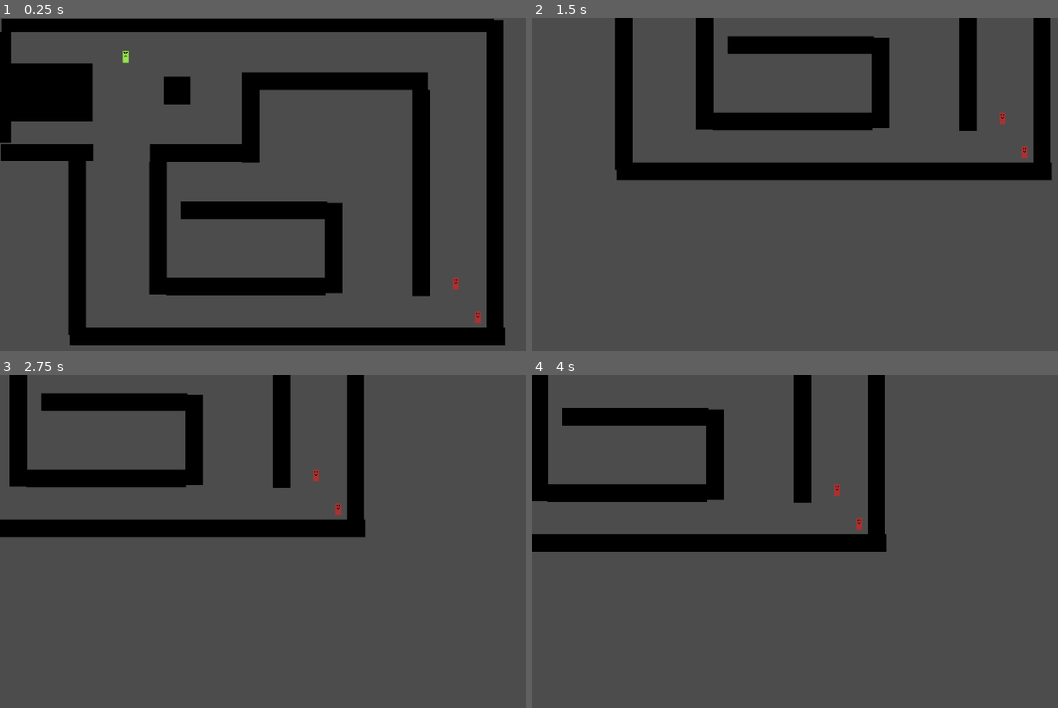
Above: before the commit, frames 1-4 (two rows, left to right).
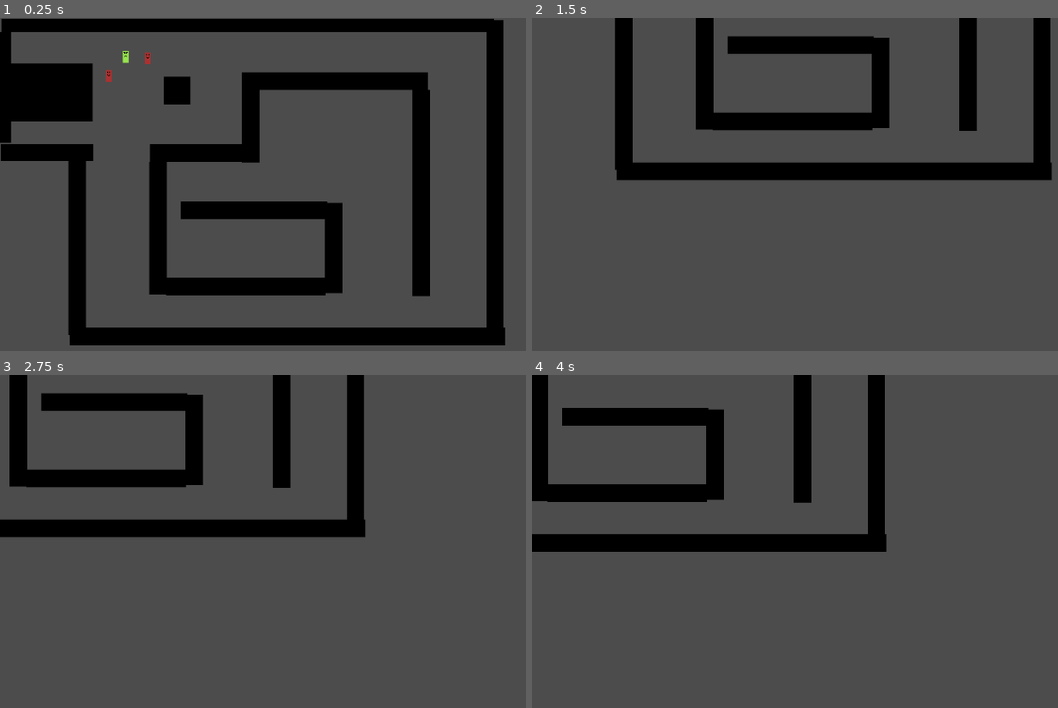
Above: after the commit, the same moments.

Repository: bbenefield89/Godot_cRPG
Game: Godot game, scene res://World.tscn
The game is run twice, just before and just after one commit, with the same random seed, the same clock (stepped at 60 frames per second) and the same inputs.
Inputs (mouse positions are in pixels of both pictures, inside the frame that each line leads up to):
- Up to frame 1 (0.25 s): no input
- Up to frame 2 (1.5 s): tap Enter at 0.5 s; move the mouse to (1010, 317) at 0.52 s; hold S (camera_down) 0.53-1.28 s; click (1010, 317) at 0.67 s; move the mouse to (989, 124) at 1.27 s; tap A (camera_left) at 1.35 s; click (989, 124) at 1.42 s
- Up to frame 3 (2.75 s): tap Space at 2 s; move the mouse to (452, 498) at 2.02 s; hold D (camera_right) from 2.03 s (still down); click (452, 498) at 2.17 s
- Up to frame 4 (4 s): move the mouse to (868, 684) at 2.77 s; release D (camera_right) at 2.78 s; tap W (camera_up) at 2.85 s; click (868, 684) at 2.92 s; tap Enter at 3.5 s; move the mouse to (outside the picture) at 3.52 s; click (outside the picture) at 3.6 s

The runs differ from the first frame. In frame 1, 0.2% of the frame differs, in the area x 20-92%, y 10-92%; in frame 2, less than 0.1%; in frame 3, less than 0.1%; in frame 4, less than 0.1%.
Error after the commit: Invalid call. Nonexistent function 'set_attack_cooldown_duration' in base 'Area2D (HitBox.gd)'. (res://Characters/PlayerCharacter/PlayerCharacter.gd:16)

Commit message:
Actor HitBox now flips bool of "monitoring" instead of "monitorable"

Diff:
--- a/Characters/PlayerCharacter/HitBox.gd
+++ b/Characters/PlayerCharacter/HitBox.gd
@@ -2,16 +2,10 @@
 
 onready var attack_cooldown_timer := $AttackCooldownTimer
 
-var attack_cooldown_duration := 1.0 setget set_attack_cooldown_duration
-
-func trigger_attack_cooldown() -> void:
-	set_deferred("monitorable", false)
+func trigger_attack_cooldown(attack_cooldown_duration: float) -> void:
+	set_deferred("monitoring", false)
 	attack_cooldown_timer.start(attack_cooldown_duration)
 
 
-func set_attack_cooldown_duration(value: float) -> void:
-	attack_cooldown_duration = value
-
-
 func _on_AttackCooldownTimer_timeout():
-	set_deferred("monitorable", true)
+	set_deferred("monitoring", true)
--- a/World.tscn
+++ b/World.tscn
@@ -139,10 +139,10 @@
 script = ExtResource( 5 )
 
 [node name="PlayerCharacter" parent="ActorsContainer" instance=ExtResource( 1 )]
-position = Vector2( 649.717, 408.308 )
+position = Vector2( 200.717, 55.308 )
 
 [node name="PlayerCharacter2" parent="ActorsContainer" instance=ExtResource( 1 )]
-position = Vector2( 619.751, 361.86 )
+position = Vector2( 147.751, 78.86 )
 
 [node name="EnemyContainer" type="Node2D" parent="."]
 
